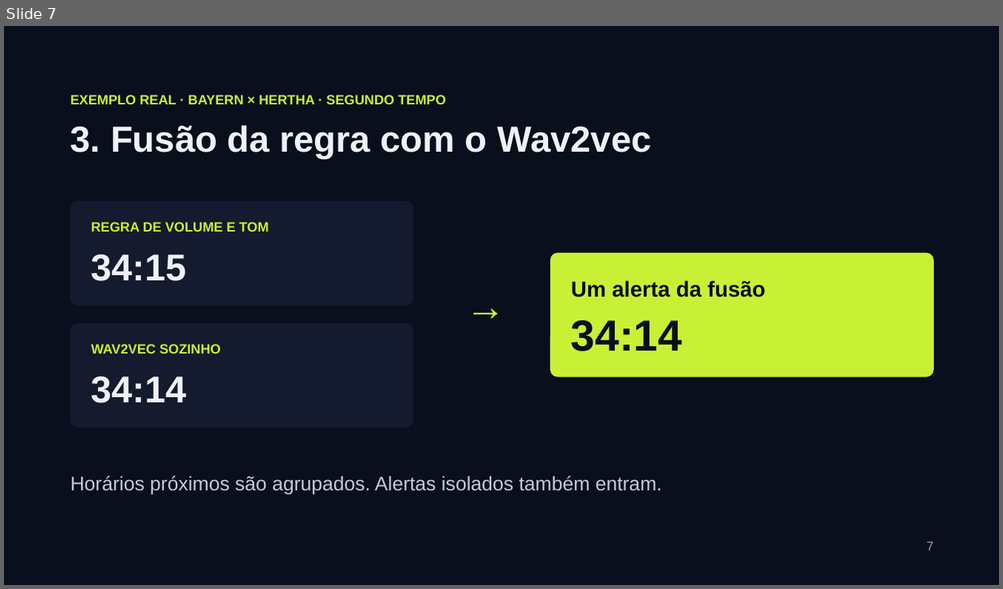
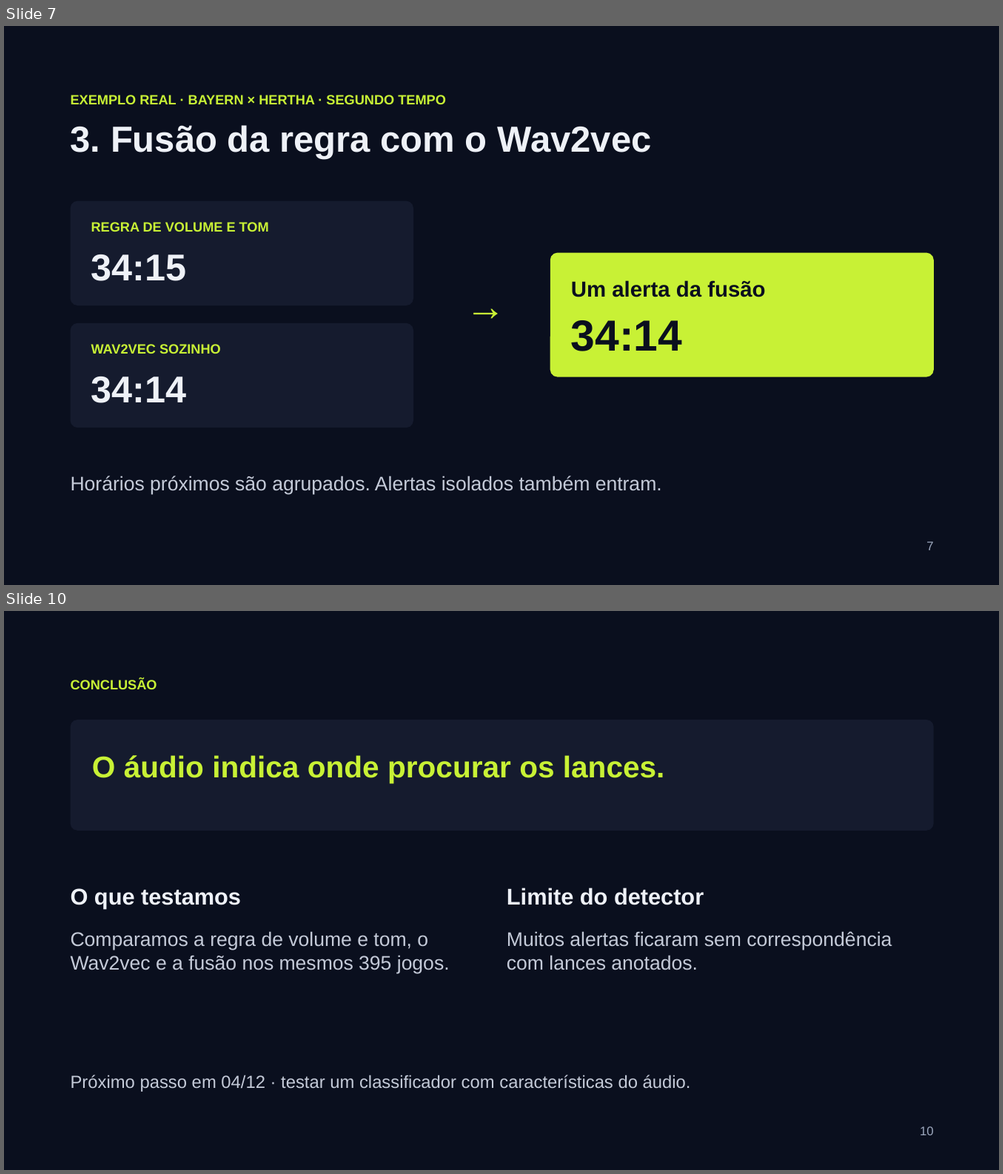
Before and after one commit to orlowf/PDSI-2026, a slide deck: slides/checkpoint-2/Signal-FC-Checkpoint-2.pptx. Shown one above the other, each under a label of ours: slide 7 before the commit, slides 7 and 10 after it; the slides between them are not shown. The pictures are 1003x589 and 1003x1174 pixels, drawn with LibreOffice and Linux fonts; fonts in the diff are those of the drawing. Boxes give left, top, right and bottom in pixels: in the first picture for what was removed or moved away, otherwise in the second. Text is boxed around its words. In the diff, an @@ line names an element or a change of style, - is before the commit and + after.

```diff
--- a/slides/checkpoint-2/Signal-FC-Checkpoint-2.pptx
+++ b/slides/checkpoint-2/Signal-FC-Checkpoint-2.pptx
@@ slide 10 added at box(4, 611, 999, 1170), background #0A0F1E @@
@@ text added at box(71, 679, 157, 689), 13 pt, text #C8F135, bold @@
+CONCLUSÃO
@@ rounded rectangle added at box(71, 720, 933, 831), fill #151B2E @@
@@ text added at box(92, 755, 665, 783), 29 pt, text #C8F135, bold @@
+O áudio indica onde procurar os lances.
@@ text added at box(71, 889, 241, 909), 22 pt, text #EEF1F7, bold @@
+O que testamos
@@ text added at box(506, 888, 703, 906), 22 pt, text #EEF1F7, bold @@
+Limite do detector
@@ text added at box(71, 931, 449, 974), 19 pt, text #C4CAD8 @@
+Comparamos a regra de volume e tom, o Wav2vec e a fusão nos mesmos 395 jogos.
@@ text added at box(506, 931, 891, 971), 19 pt, text #C4CAD8 @@
+Muitos alertas ficaram sem correspondência com lances anotados.
@@ text added at box(71, 1075, 691, 1092), 17 pt, text #C4CAD8 @@
+Próximo passo em 04/12 · testar um classificador com características do áudio.
@@ text added at box(919, 1127, 933, 1136), 12 pt, text #9DA8BE @@
+10
```
Also in this commit, not shown: 3 slides changed, 2 other slides added, 3 slides removed, 17 other files.
